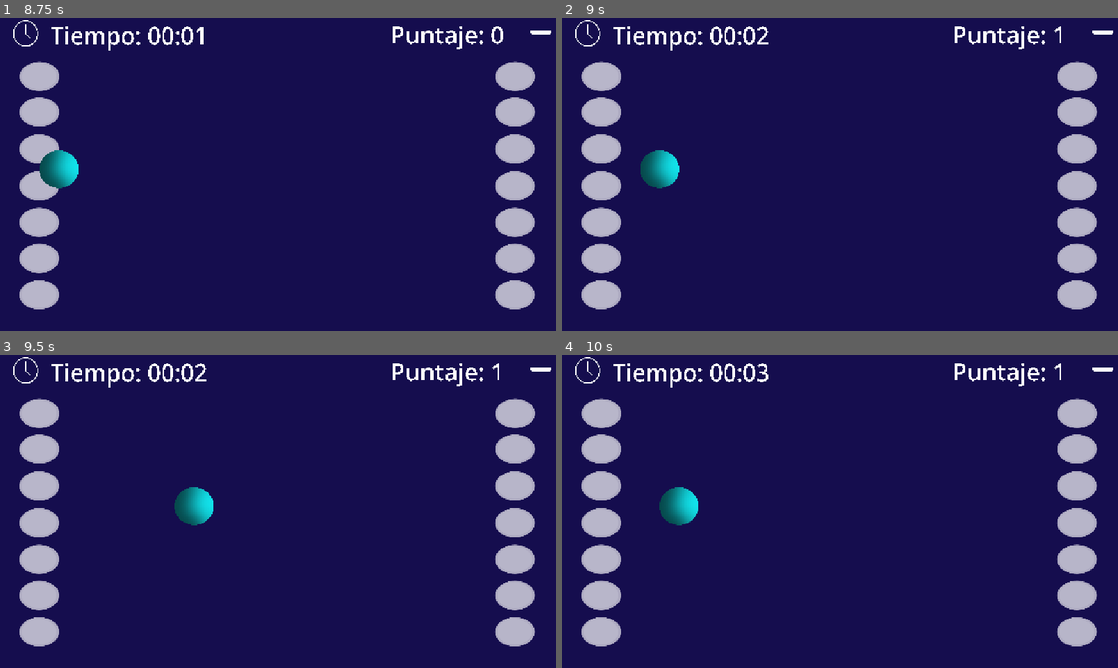
Above: before the commit, frames 1-4 (two rows, left to right).
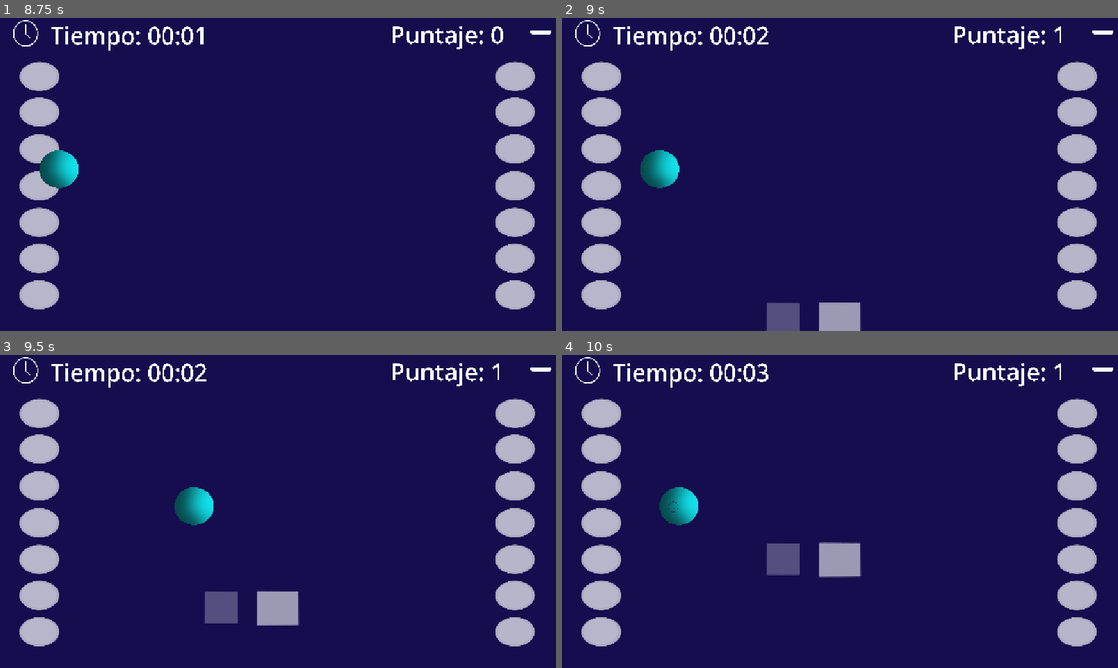
Above: after the commit, the same moments.

Repository: phipex/loquenoves
Game: Godot game, scene res://scenes/inicio/Inicio.tscn
The game is run twice, just before and just after one commit, with the same random seed, the same clock (stepped at 60 frames per second) and the same inputs.
Inputs (mouse positions are in pixels of both pictures, inside the frame that each line leads up to):
- Up to frame 1 (8.75 s): click (278, 174) at 0.5 s; click (278, 262) at 1.25 s; click (266, 262) at 2 s; click (278, 249) at 2.75 s; tap Enter at 3.5, 5.75 s; hold Right (ui_right) 3.53-4.28 s; tap Space at 4.25, 6.5 s; hold Left (ui_left) 4.28-5.03 s; hold Right (ui_right) 5.03-5.78 s; hold W 5.78-6.53 s; hold Left (ui_left) from 6.53 s (still down)
- Up to frame 2 (9 s): tap Enter at 8.75 s; release Left (ui_left) at 8.78 s; hold Right (ui_right) from 8.78 s (still down)
- Up to frame 3 (9.5 s): keep holding Right (ui_right)
- Up to frame 4 (10 s): release Right (ui_right) at 9.53 s; hold W from 9.53 s (still down)

Frame 1 is identical in both runs. In frame 2, 1.2% of the frame differs, in the area x 36-54%, y 90-100%; in frame 3, 1.4%; in frame 4, 1.5%, in the area x 19-54%, y 46-72%.

Commit message:
feat: ajuste de tiempos al inicio del juego

Diff:
--- a/scenes/gameplay/Gameplay.gd
+++ b/scenes/gameplay/Gameplay.gd
@@ -36,19 +36,19 @@
 
 func _ready():
 
+	# Configuración inicial de Timers (los valores de wait_time también se pueden poner en el editor)
+	timer_obstaculos.wait_time = 2.0 # PDF Pag 10 sugiere después de 8s para las barras, ajustar
+	timer_caritas.wait_time = randf_range(6.0, 10.0) # PDF Pag 10 "empiezan a aparecer las caritas aleatoriamente"
+
 		# Conectar señales de los Timers (o hacerlo en el editor)
 	timer_obstaculos.timeout.connect(_on_timer_obstaculos_timeout)
 	timer_caritas.timeout.connect(_on_timer_caritas_timeout)
 	timer_juego.timeout.connect(_on_timer_juego_timeout)
 
-	# Configuración inicial de Timers (los valores de wait_time también se pueden poner en el editor)
-	timer_obstaculos.wait_time = 0.0 # PDF Pag 10 sugiere después de 8s para las barras, ajustar
-	timer_caritas.wait_time = randf_range(6.0, 10.0) # PDF Pag 10 "empiezan a aparecer las caritas aleatoriamente"
-
 	# Iniciar timers si no tienen Autostart
-	# timer_obstaculos.start()
-	# timer_caritas.start()
-	# timer_juego.start() # Este debería tener Autostart y OneShot
+	timer_obstaculos.start()
+	timer_caritas.start()
+	timer_juego.start() # Este debería tener Autostart y OneShot
 
 	label_puntaje.add_theme_color_override("font_color", Color.WHITE)
 	label_tiempo.add_theme_color_override("font_color", Color.WHITE)
@@ -56,7 +56,6 @@
 	label_puntaje.set("custom_minimum_size", Vector2(200, 40))
 
 	update_ui()
-
 
 	screen_size = get_viewport_rect().size
 	#texture_rect_fondo.texture = load("res://assets/graphics/fondo.png")
@@ -91,6 +90,7 @@
 	update_ui() # Actualizar tiempo restante en cada frame
 
 func _on_timer_obstaculos_timeout():
+
 	if loaded_obstacle_textures.is_empty():
 		print("No hay texturas de obstáculos cargadas.")
 		return
@@ -112,7 +112,7 @@
 	# Asumamos que aparecen desde abajo en una posición X aleatoria.
 	var obstacle_width = random_texture.get_width() * obstacle_sprite.scale.x
 	new_obstacle.global_position.x = randf_range(obstacle_width / 2.0, screen_size.x - obstacle_width / 2.0)
-	new_obstacle.global_position.y = screen_size.y + random_texture.get_height() # Empezar justo debajo
+	new_obstacle.global_position.y = screen_size.y + 100 #random_texture.get_height() # Empezar justo debajo
 
 	node_obstaculos.add_child(new_obstacle)
 
--- a/scenes/gameplay/Obstacle.gd
+++ b/scenes/gameplay/Obstacle.gd
@@ -25,9 +25,11 @@
 	visible_on_screen_notifier_2d.screen_exited.connect(queue_free)
 	# queue_free() es un método incorporado que elimina el nodo de la escena.
 
+
 func _physics_process(delta: float):
 	# Mover el obstáculo hacia arriba (disminuyendo su coordenada Y)
 	global_position.y -= speed * delta
+
 
 # Este método se llamará cuando otro cuerpo (con CollisionShape) entre en este Area2D.
 func _on_body_entered(body: Node2D):
--- a/scenes/gameplay/Obstacle.tscn
+++ b/scenes/gameplay/Obstacle.tscn
@@ -10,16 +10,16 @@
 script = ExtResource("2_lpkct")
 
 [node name="Sprite2DBarra" type="Sprite2D" parent="."]
-position = Vector2(6, 27)
+position = Vector2(2, 1)
 scale = Vector2(0.289021, 0.289021)
 texture = ExtResource("1_glkbq")
 
 [node name="CollisionShape2D" type="CollisionShape2D" parent="."]
-position = Vector2(-15.5, 20.5)
+position = Vector2(1, 1)
 shape = SubResource("RectangleShape2D_lpkct")
 
 [node name="VisibleOnScreenNotifier2D" type="VisibleOnScreenNotifier2D" parent="."]
-position = Vector2(-12, 23.5349)
+position = Vector2(9.53674e-07, -1)
 scale = Vector2(21.9, 3.24651)
 
 [connection signal="body_entered" from="." to="." method="_on_body_entered"]
--- a/scenes/gameplay/Player.gd
+++ b/scenes/gameplay/Player.gd
@@ -18,6 +18,7 @@
 	# global_position.y = screen_size.y / 2
 	# (PDF Pag 9: "la bolita cae hasta la mitad de la pantalla")
 
+
 func _physics_process(delta: float):
 	var direction: float = 0.0
 	if Input.is_action_pressed("ui_left") or Input.is_key_pressed(KEY_W): # "ui_left" está mapeado a la flecha izquierda por defecto
@@ -31,6 +32,7 @@
 	# Mantener al jugador dentro de los límites horizontales de la pantalla
 	var sprite_width_scaled = sprite_2d_bolita.get_rect().size.x * sprite_2d_bolita.scale.x
 	global_position.x = clamp(global_position.x, sprite_width_scaled / 2.0, screen_size.x - sprite_width_scaled / 2.0)
+
 
 func die():
 	print("Player.gd: El jugador ha colisionado y debe morir.")
